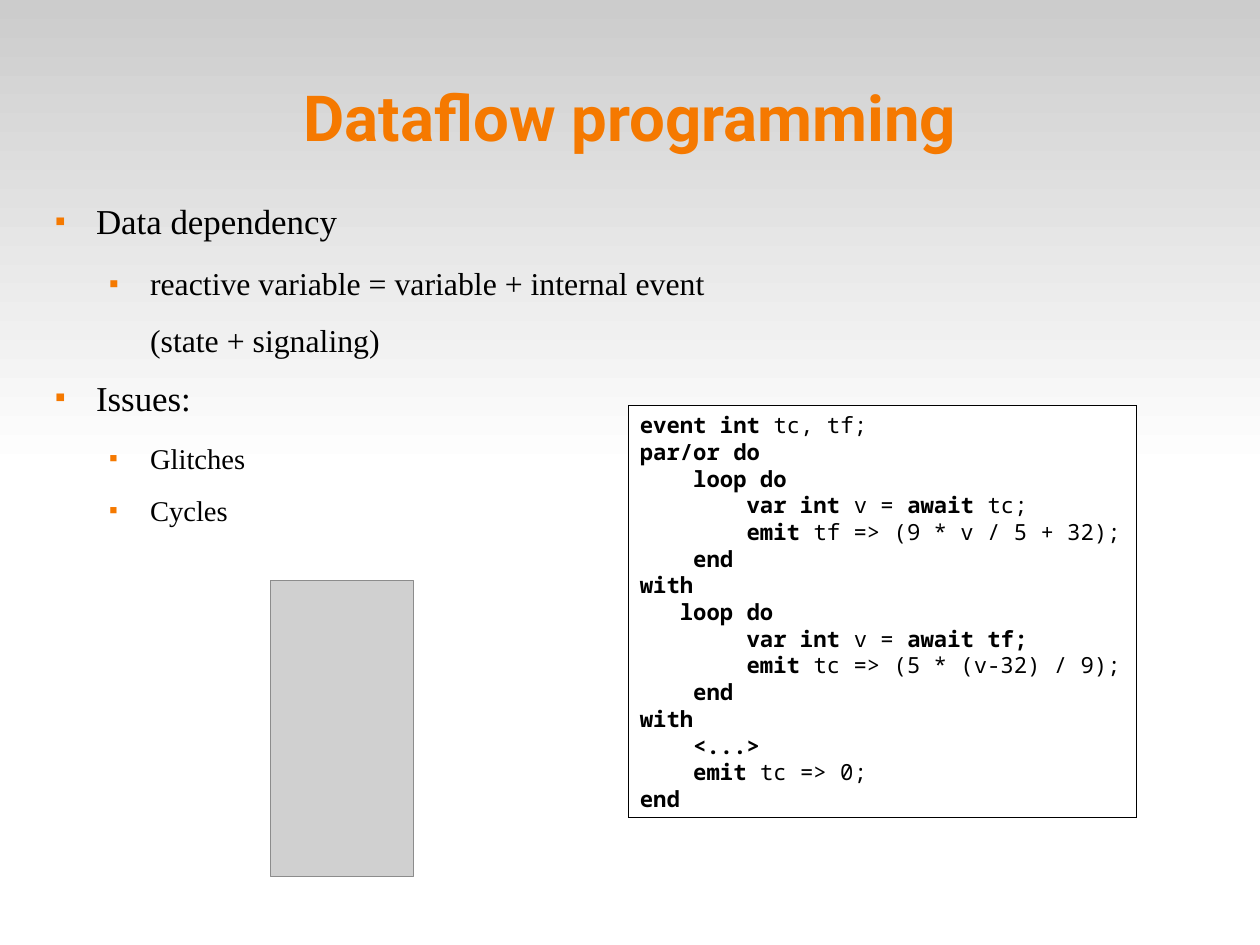
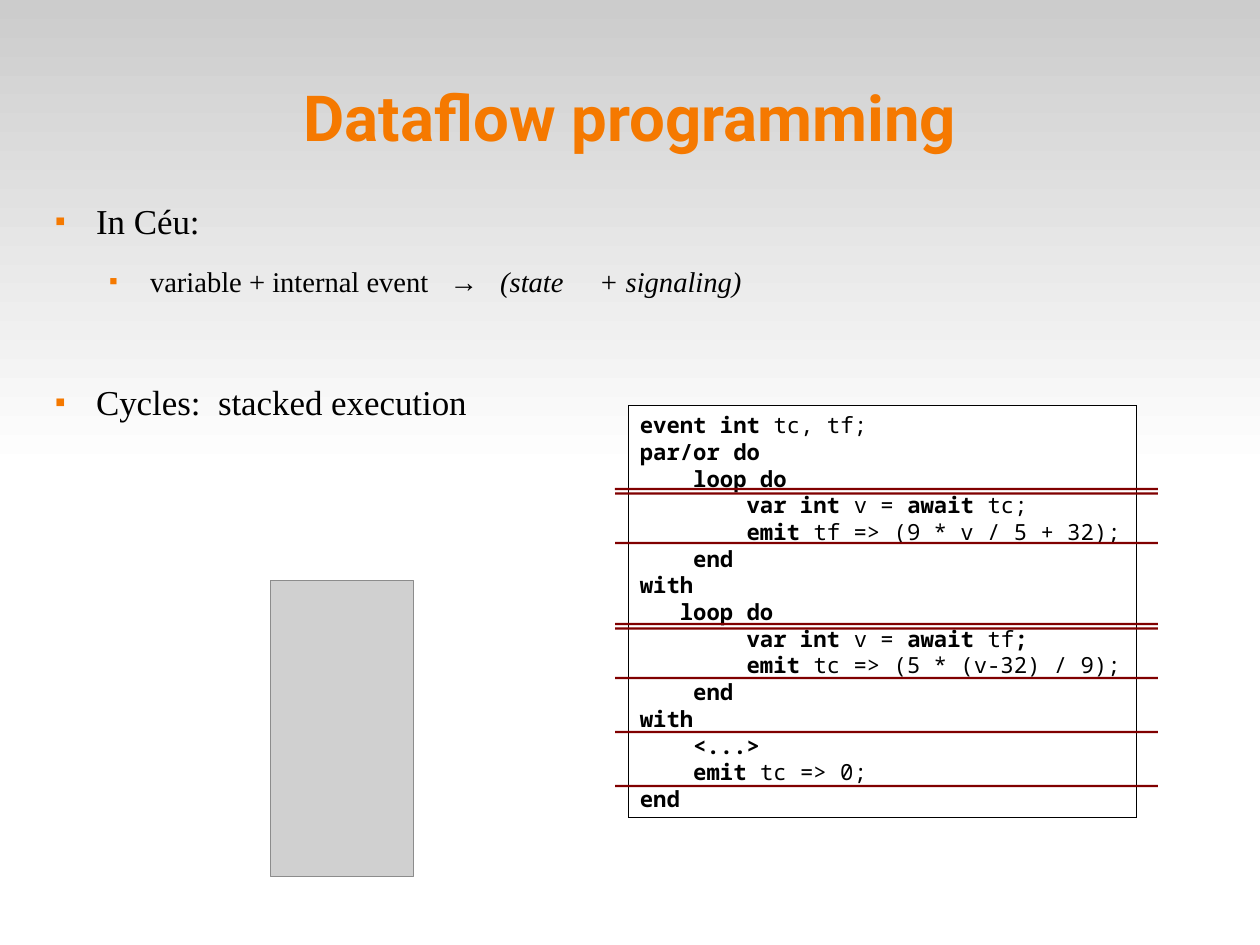
Before and after one commit to fsantanna-no/ceu-docs, a slide deck: slide 13 of ceu_rem.odp (slide 15 before the commit). Drawn at 1260x945 pixels with LibreOffice and Linux fonts; fonts in the diff are those of the drawing; grey boxes stand for pictures. Boxes give left, top, right and bottom in pixels: in the first picture for what was removed or moved away, otherwise in the second. Text is boxed around its words. In the diff, an @@ line names an element or a change of style, - is before the commit and + after.

```diff
--- a/ceu_rem.odp
+++ b/ceu_rem.odp
@@ text at bbox=[96, 209, 563, 423]: text changed; size 20 to 18 pt @@
-■ Data dependency
-  ■ reactive variable = variable + internal event
-  (state + signaling)
-■ Issues:
-  ■ Glitches
-  ■ Cycles
+■ In Céu:
+  ■ variable + internal event → (state + signaling)
+■ Cycles: stacked execution
@@ line added from (615, 489) to (1158, 489), #800000 1.45 pt @@
@@ line added from (615, 494) to (1158, 494), #800000 1.45 pt @@
@@ line added from (615, 543) to (1158, 543), #800000 1.45 pt @@
@@ line added from (615, 624) to (1158, 624), #800000 1.45 pt @@
@@ line added from (615, 629) to (1158, 629), #800000 1.45 pt @@
@@ text in rectangle at bbox=[747, 627, 1028, 651]: bold off in "tf;" @@
@@ line added from (615, 678) to (1158, 678), #800000 1.45 pt @@
@@ line added from (615, 732) to (1158, 732), #800000 1.45 pt @@
@@ line added from (615, 787) to (1158, 787), #800000 1.45 pt @@
```
Also in this commit, not shown: 13 other slides changed, 1 slide added, 1 slide removed, 30 other files.
